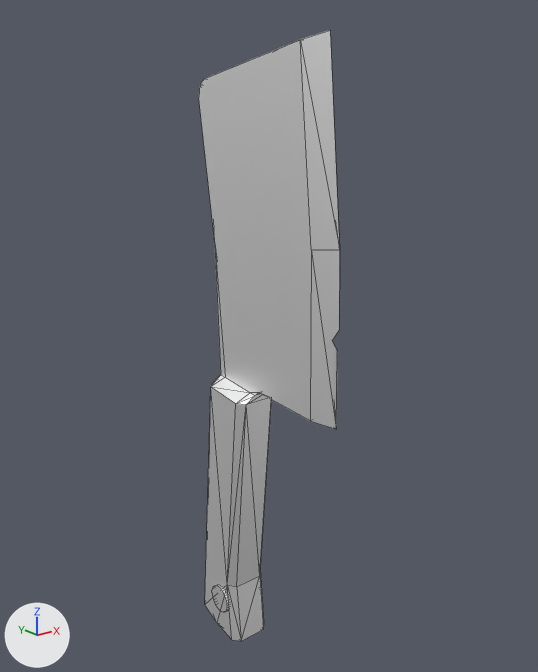
What one commit did to the FBX model InterrogatorUnityProject/Assets/FBX/meshCleaver.fbx.
Rendered twice from a 50 mm lens placed at (-0.3383, -0.4599, 0.3245), pointed at (0.0076, -0.0275, 0.1515). Arrows for +X, +Y and +Z are at lower left; the lights stay in place. Mesh edges are drawn as thin lines. Where no turn or scale is listed for an object, it has been applied to the vertices.
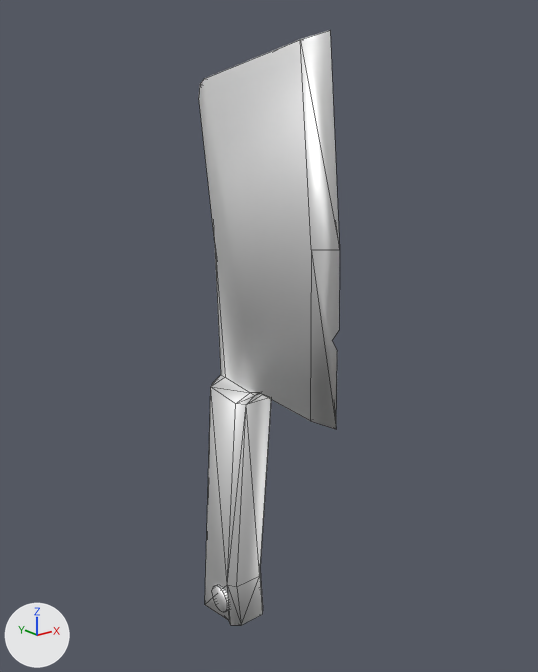
The newer file is also turned or shifted as a whole; pictures and numbers use the older file's frame.

Location of each change, [x1, y1, x2, y2] in pixels of the pictures (538 x 672 px; the box of a moved part takes in the faces that stretch with it):
'Mesh_0', reshaped, shading changed
    before: [199, 30, 340, 641]
    after: [199, 30, 340, 625]
part 1 of me_mesh_0, moved or reshaped
    before: [205, 574, 264, 641]
    after: [205, 574, 263, 625]
part 2 of me_mesh_0, shading changed
    both: [199, 30, 340, 612]

The change in detail:
me_mesh_0 is used by ob_mesh_0; location (0.0, 0.0, 0.0).
me_mesh_0 had 116 vertices, 115 faces and spanned x -0.02..0.019, y -0.112..0.044, z -0.131..0.367.
me_mesh_0 now has 116 vertices, 115 faces and spans x -0.02..0.019, y -0.112..0.044, z -0.125..0.367.
Part 1, on me_mesh_0:
Vertex 1 of me_mesh_0 moves from (-0.019, -0.008, -0.131) at pixel (231, 639) to (-0.019, -0.006, -0.116) at pixel (230, 625).
Vertex 3 of me_mesh_0 moves from (-0.019, 0.016, -0.127) at pixel (216, 622) to (-0.01, 0.008, -0.125) at pixel (228, 620).
Vertex 7 of me_mesh_0 moves from (0.018, 0.016, -0.127) to (0.016, 0.008, -0.125).
Vertex 15 of me_mesh_0 moves from (0.018, -0.008, -0.131) at pixel (263, 622) to (0.018, -0.006, -0.116) at pixel (262, 608).
Vertex 16 of me_mesh_0 moves from (-0.013, -0.014, -0.131) at pixel (241, 641) to (-0.011, -0.012, -0.116) at pixel (241, 625).
Vertex 33 of me_mesh_0 moves from (0.012, -0.014, -0.131) at pixel (263, 629) to (0.013, -0.012, -0.117) at pixel (262, 614).
me_mesh_0 part 2: edges marked sharp go from 199 to 0.
